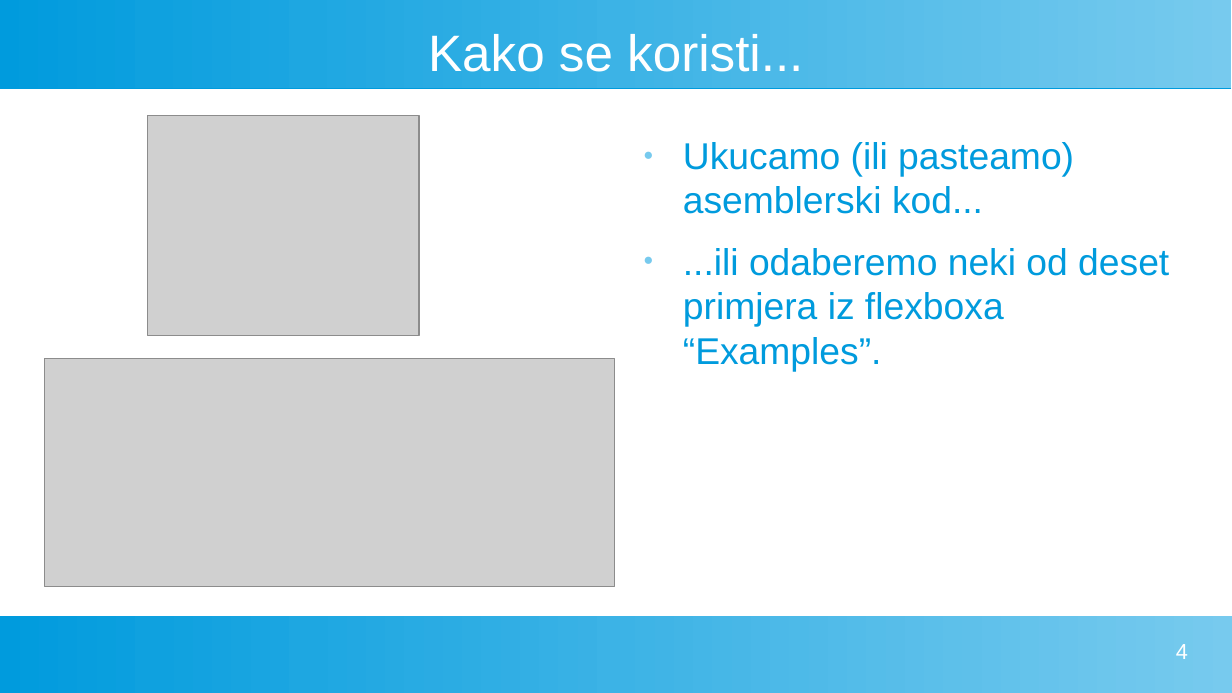
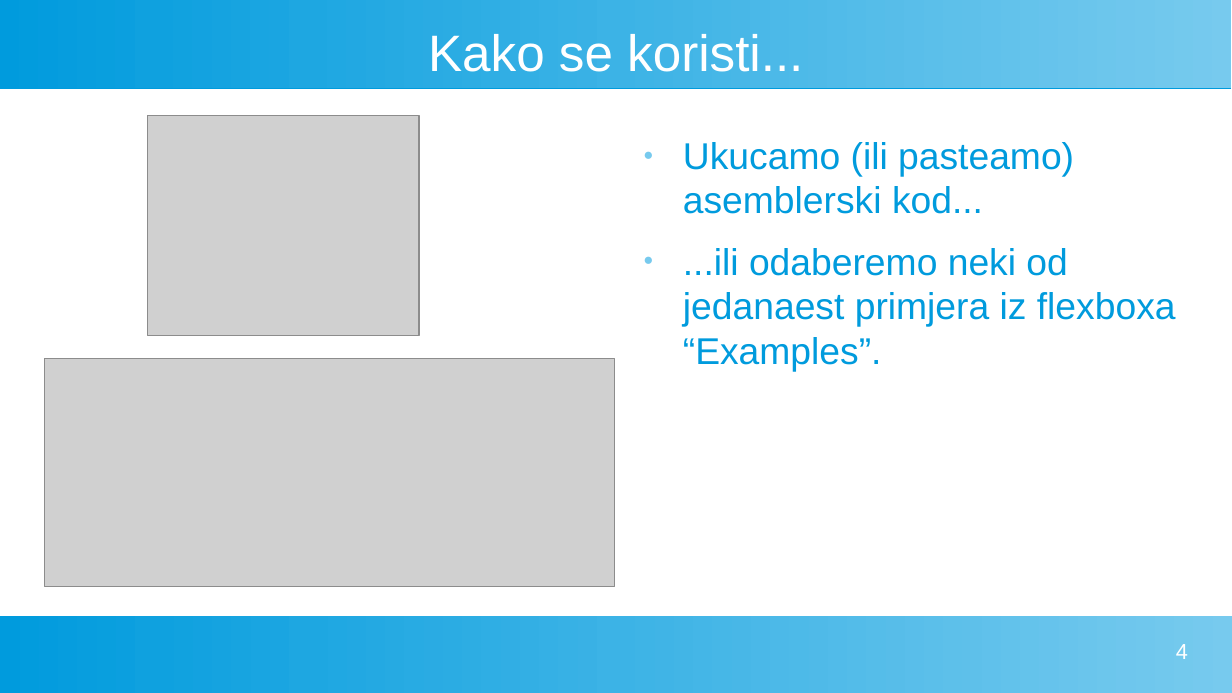
Before and after one commit to FlatAssembler/PicoBlaze_Simulator_in_JS, a slide deck: slide 4 of seminar/PicoBlaze.odp. Drawn at 1232x693 pixels with LibreOffice and Linux fonts; fonts in the diff are those of the drawing; grey boxes stand for pictures. Boxes give left, top, right and bottom in pixels: in the first picture for what was removed or moved away, otherwise in the second. Text is boxed around its words. In the diff, an @@ line names an element or a change of style, - is before the commit and + after.

```diff
--- a/seminar/PicoBlaze.odp
+++ b/seminar/PicoBlaze.odp
@@ text at [683, 248, 1176, 372]: text changed @@
-● ...ili odaberemo neki od deset primjera iz flexboxa “Examples”.
+● ...ili odaberemo neki od jedanaest primjera iz flexboxa “Examples”.
```
Also in this commit, not shown: 2 other slides changed, 1 slide added, 1 other file.
